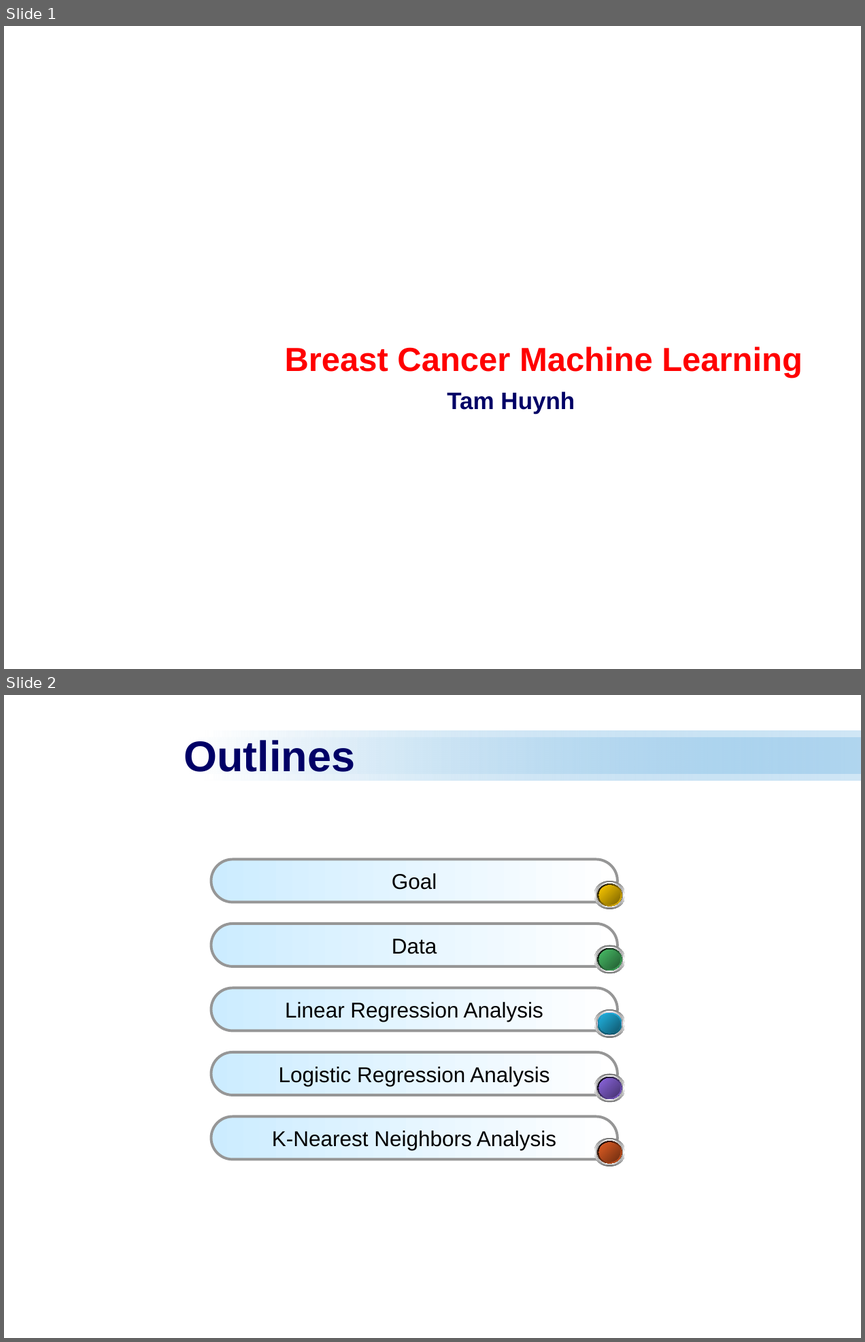
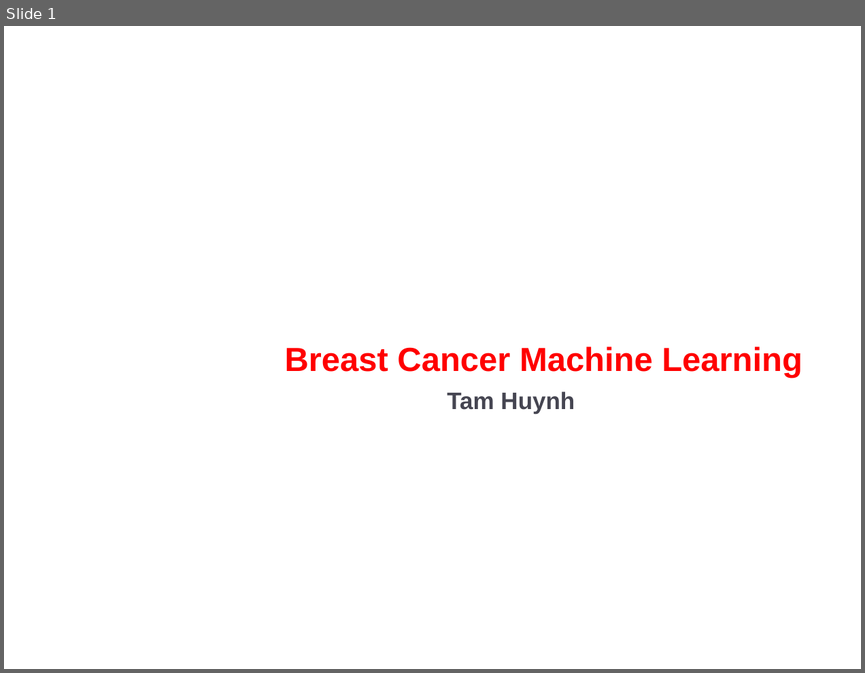
Before and after one commit to tamhuynh92/Machine-Learning-Project, a slide deck: Breast Cancer.ppt. Shown one above the other, each under a label of ours: slides 1 and 2 before the commit, slide 1 after it. The pictures are 865x1342 and 865x673 pixels, drawn with LibreOffice and Linux fonts; fonts in the diff are those of the drawing; background and template pictures are left out. Boxes give left, top, right and bottom in pixels: in the first picture for what was removed or moved away, otherwise in the second. Text is boxed around its words. In the diff, an @@ line names an element or a change of style, - is before the commit and + after.

```diff
--- a/Breast Cancer.ppt
+++ b/Breast Cancer.ppt
@@ slide 2 removed at [4, 695, 861, 1338], background picture (left out) @@
@@ rectangle removed at [204, 731, 861, 781] @@
@@ title removed at [184, 740, 356, 772] @@
-Outlines
@@ rectangle removed at [190, 738, 861, 774] @@
@@ rounded rectangle removed at [211, 860, 617, 902] @@
-Goal
@@ group removed at [594, 881, 626, 909]: 6 ellipses @@
@@ rounded rectangle removed at [211, 923, 617, 966] @@
-Data
@@ group removed at [594, 945, 626, 974]: 6 ellipses @@
@@ rounded rectangle removed at [211, 988, 617, 1031] @@
-Linear Regression Analysis
@@ group removed at [594, 1009, 626, 1038]: 6 ellipses @@
@@ rounded rectangle removed at [211, 1052, 617, 1095] @@
-Logistic Regression Analysis
@@ group removed at [594, 1074, 626, 1102]: 6 ellipses @@
@@ rounded rectangle removed at [211, 1117, 617, 1159] @@
-K-Nearest Neighbors Analysis
@@ group removed at [594, 1138, 626, 1166]: 6 ellipses @@
@@ slide 1 changed as well @@
@@ subtitle "Tam Huynh" at [447, 391, 575, 414]: text colour #000066 to #454551 @@
```
Also in this commit, not shown: 21 other slides changed, 4 slides added.
